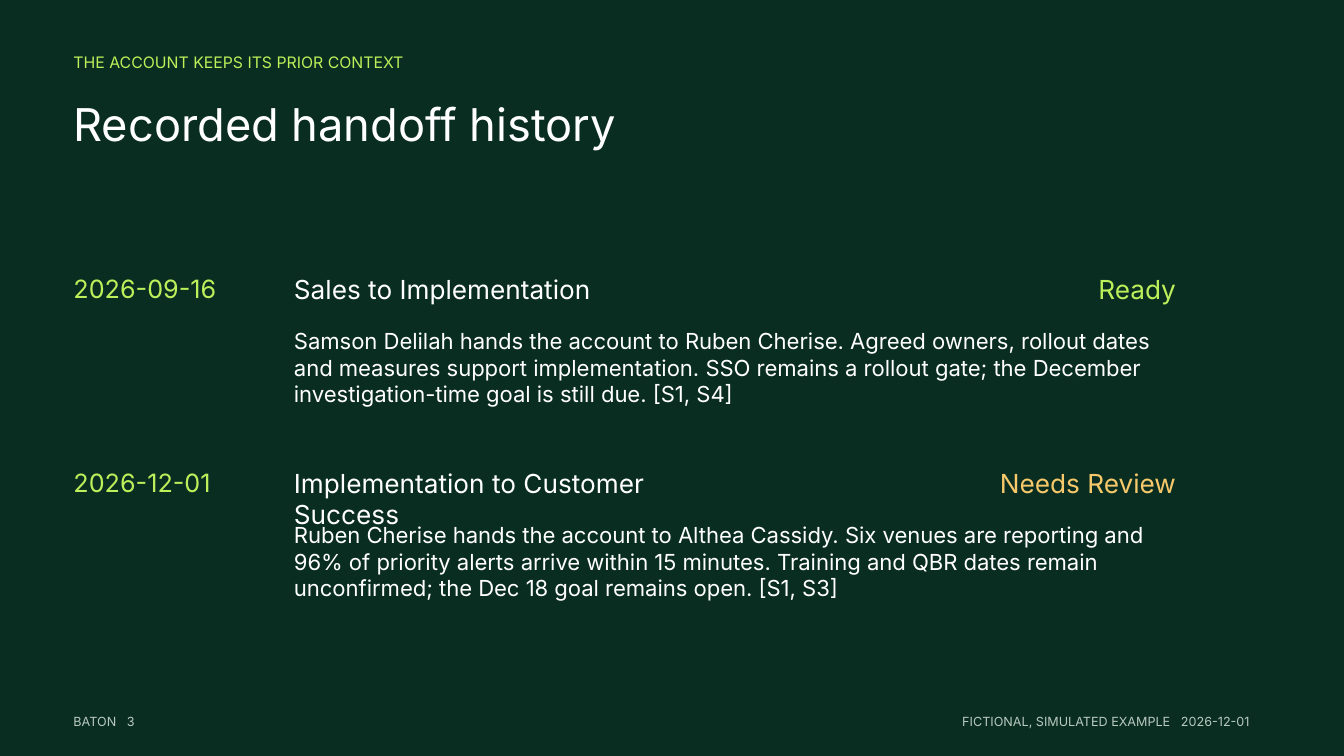
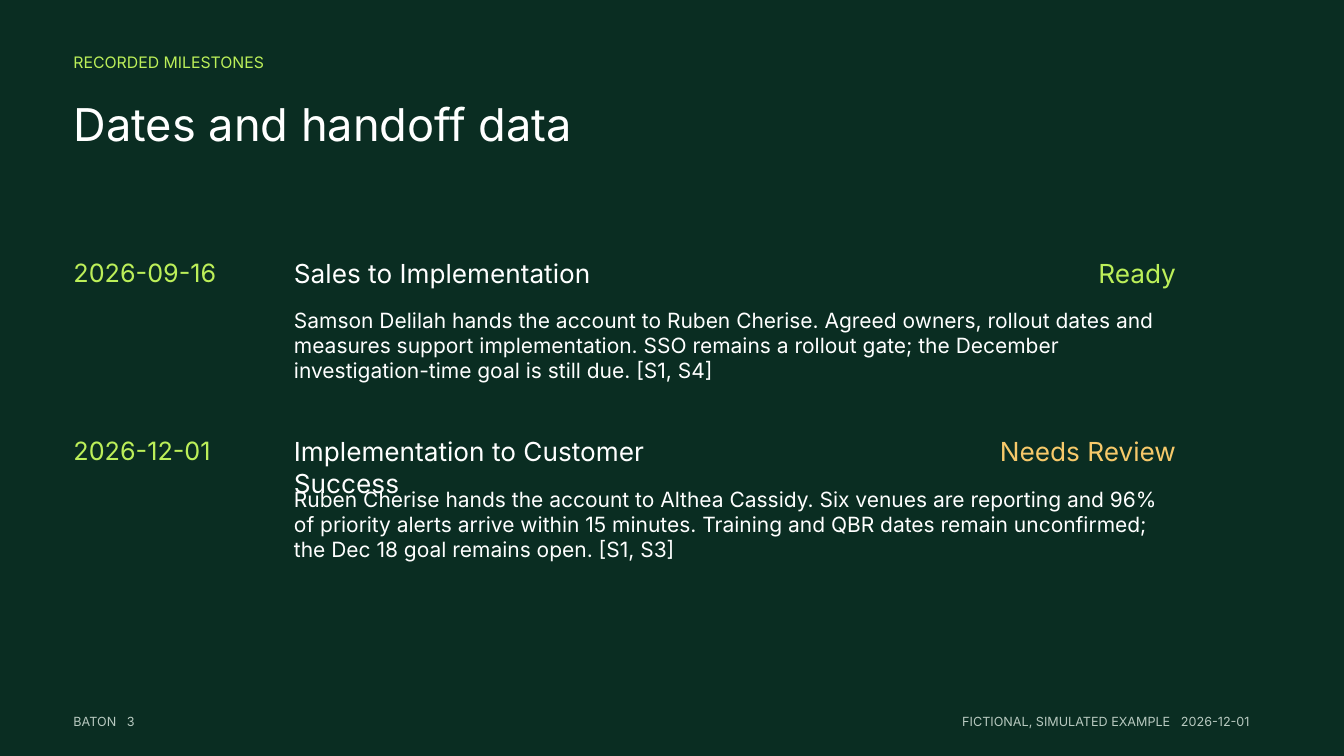
Before and after one commit to KeepTheLidOnTight/account-handoff-quality-agent, a slide deck: slide 3 of examples/terrapin-account-deck.pptx. Drawn at 1344x756 pixels with LibreOffice and Linux fonts; fonts in the diff are those of the drawing. Boxes give left, top, right and bottom in pixels: in the first picture for what was removed or moved away, otherwise in the second. Text is boxed around its words. In the diff, an @@ line names an element or a change of style, - is before the commit and + after.

Commit message:
Simplify the account handoff deck

```diff
--- a/examples/terrapin-account-deck.pptx
+++ b/examples/terrapin-account-deck.pptx
@@ text at box(73, 56, 264, 68): text changed @@
-THE ACCOUNT KEEPS ITS PRIOR CONTEXT
+RECORDED MILESTONES
@@ text at box(73, 106, 572, 142): text changed @@
-Recorded handoff history
+Dates and handoff data
@@ 3 texts: place and size @@
-3 texts at box(73, 279, 1176, 305)
+3 texts at box(73, 263, 1176, 289)
@@ text "Samson Delilah hands the account ...": place and size @@
-text "Samson Delilah hands the account ..." at box(294, 332, 1149, 407)
+text "Samson Delilah hands the account ..." at box(294, 312, 1153, 383)
@@ text "Samson Delilah hands the account ..." at box(294, 312, 1153, 383): size 15.8 to 15 pt @@
@@ 3 texts: place and size @@
-3 texts at box(73, 473, 1176, 531)
+3 texts at box(73, 441, 1176, 499)
@@ text "Ruben Cherise hands the account ..." at box(294, 489, 1157, 562): size 15.8 to 15 pt @@
@@ text "Ruben Cherise hands the account ...": place and size @@
-text "Ruben Cherise hands the account ..." at box(294, 524, 1143, 601)
+text "Ruben Cherise hands the account ..." at box(294, 489, 1157, 562)
```
Also in this commit, not shown: 1 other slide changed, 1 slide added, 3 slides removed, 1 other file.
